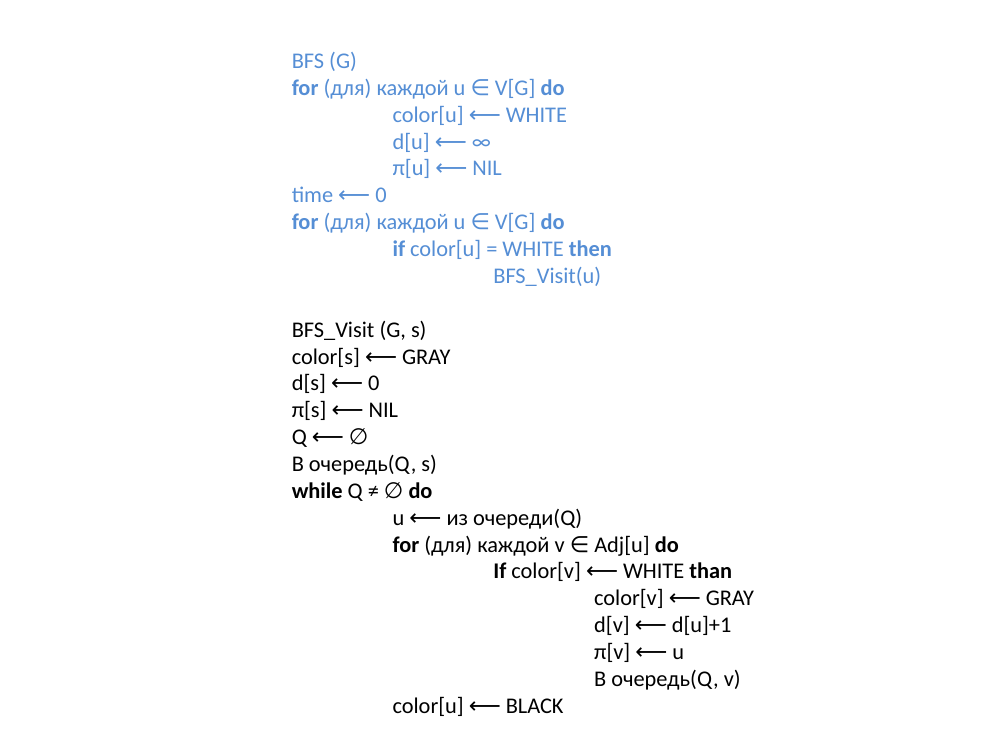
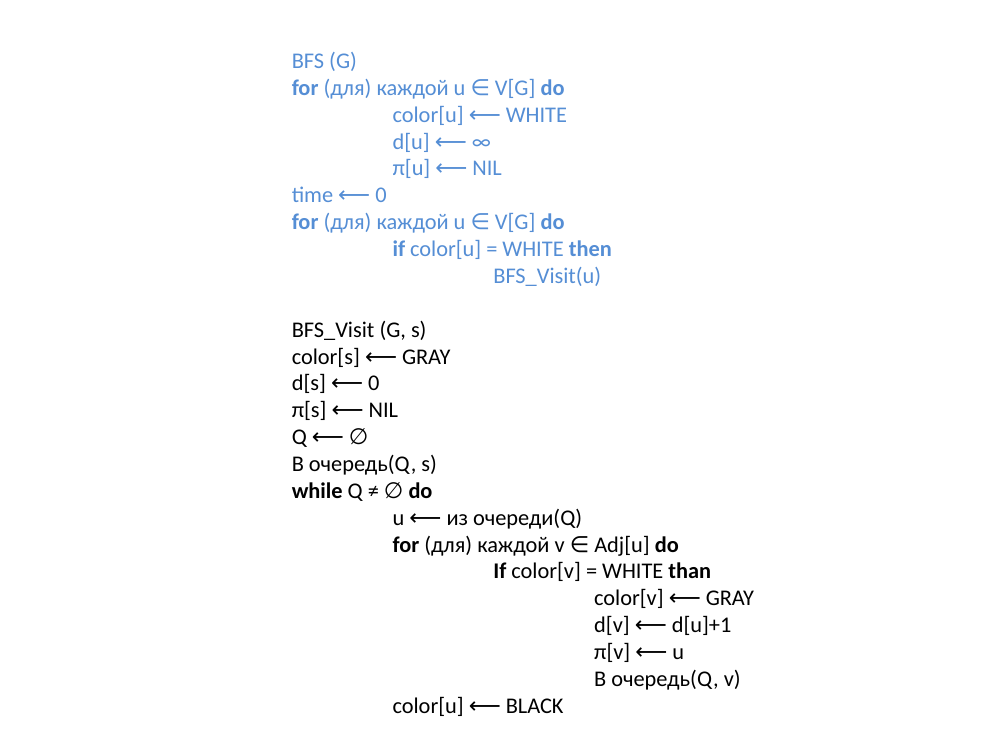
Before and after one commit to SteinbergOB/ANG, a slide deck: slide 12 of Презентации/Лекция 1.pptx. Drawn at 1008x756 pixels with LibreOffice and Linux fonts; fonts in the diff are those of the drawing. Boxes give left, top, right and bottom in pixels: in the first picture for what was removed or moved away, otherwise in the second. Text is boxed around its words. In the diff, an @@ line names an element or a change of style, - is before the commit and + after.

Commit message:
2202

```diff
--- a/Презентации/Лекция 1.pptx
+++ b/Презентации/Лекция 1.pptx
@@ title at (292,52,754,716): text changed @@
-BFS (G)
-for (для) каждой u ∈ V[G] do
-color[u] ⟵ WHITE
-d[u] ⟵ ∞
-π[u] ⟵ NIL
-time ⟵ 0
-for (для) каждой u ∈ V[G] do
-if color[u] = WHITE then
-BFS_Visit(u)
-BFS_Visit (G, s)
-color[s] ⟵ GRAY
-d[s] ⟵ 0
-π[s] ⟵ NIL
-Q ⟵ ∅
-В очередь(Q, s)
-while Q ≠ ∅ do
-u ⟵ из очереди(Q)
-for (для) каждой v ∈ Adj[u] do
-If color[v] ⟵ WHITE than
-color[v] ⟵ GRAY
-d[v] ⟵ d[u]+1
-π[v] ⟵ u
-В очередь(Q, v)
-color[u] ⟵ BLACK
+BFS (G)
+for (для) каждой u ∈ V[G] do
+color[u] ⟵ WHITE
+d[u] ⟵ ∞
+π[u] ⟵ NIL
+time ⟵ 0
+for (для) каждой u ∈ V[G] do
+if color[u] = WHITE then
+BFS_Visit(u)
+BFS_Visit (G, s)
+color[s] ⟵ GRAY
+d[s] ⟵ 0
+π[s] ⟵ NIL
+Q ⟵ ∅
+В очередь(Q, s)
+while Q ≠ ∅ do
+u ⟵ из очереди(Q)
+for (для) каждой v ∈ Adj[u] do
+If color[v] = WHITE than
+color[v] ⟵ GRAY
+d[v] ⟵ d[u]+1
+π[v] ⟵ u
+В очередь(Q, v)
+color[u] ⟵ BLACK
```
Also in this commit, not shown: 1 other slide changed.
